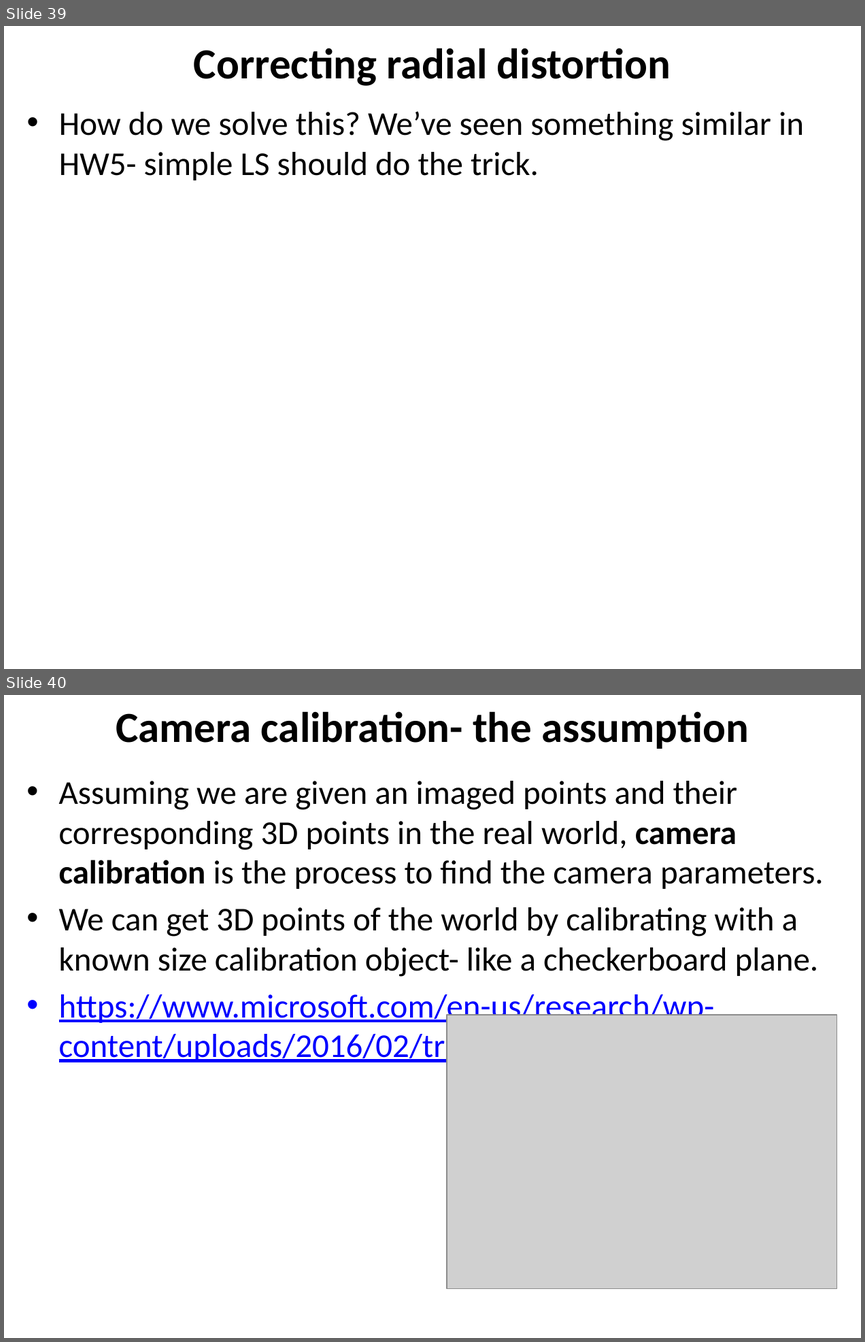
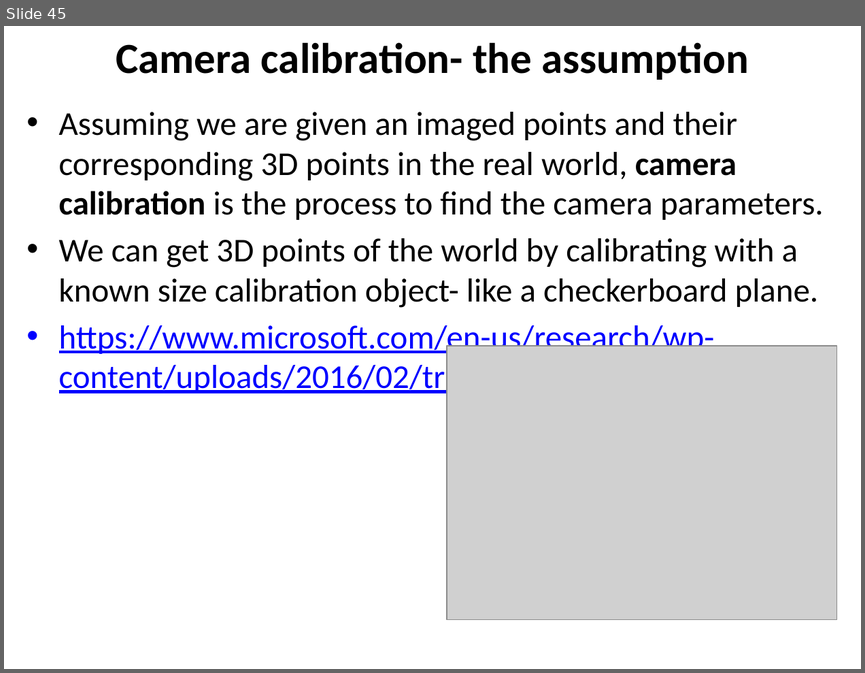
Before and after one commit to YoniChechik/AI_is_Math, a slide deck: c_07_camera_calibration/camera calibration.pptx. Shown one above the other, each under a label of ours: slides 39 and 40 before the commit, slide 45 after it. The pictures are 865x1342 and 865x673 pixels, drawn with LibreOffice and Linux fonts; fonts in the diff are those of the drawing; grey boxes stand for pictures. Boxes give left, top, right and bottom in pixels: in the first picture for what was removed or moved away, otherwise in the second. Text is boxed around its words. In the diff, an @@ line names an element or a change of style, - is before the commit and + after.

```diff
--- a/c_07_camera_calibration/camera calibration.pptx
+++ b/c_07_camera_calibration/camera calibration.pptx
@@ slide 39 removed at <box>4,26,861,669</box>, background #FFFFFF @@
@@ title removed at <box>194,48,671,86</box> @@
-Correcting radial distortion
@@ text removed at <box>59,111,804,180</box> @@
-• How do we solve this? We’ve seen something similar in HW5- simple LS should do the trick.
@@ what was slide 40 is now slide 45 @@
```
Also in this commit, not shown: 3 slides changed, 6 slides added, 18 other files.
